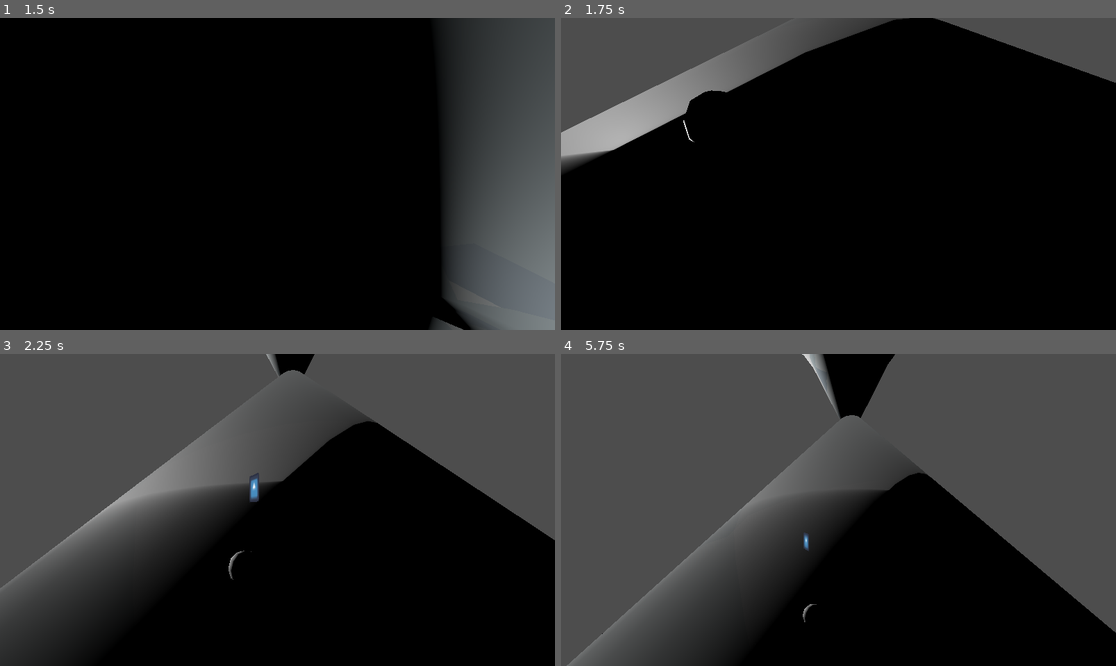
Above: before the commit, frames 1-4 (two rows, left to right).
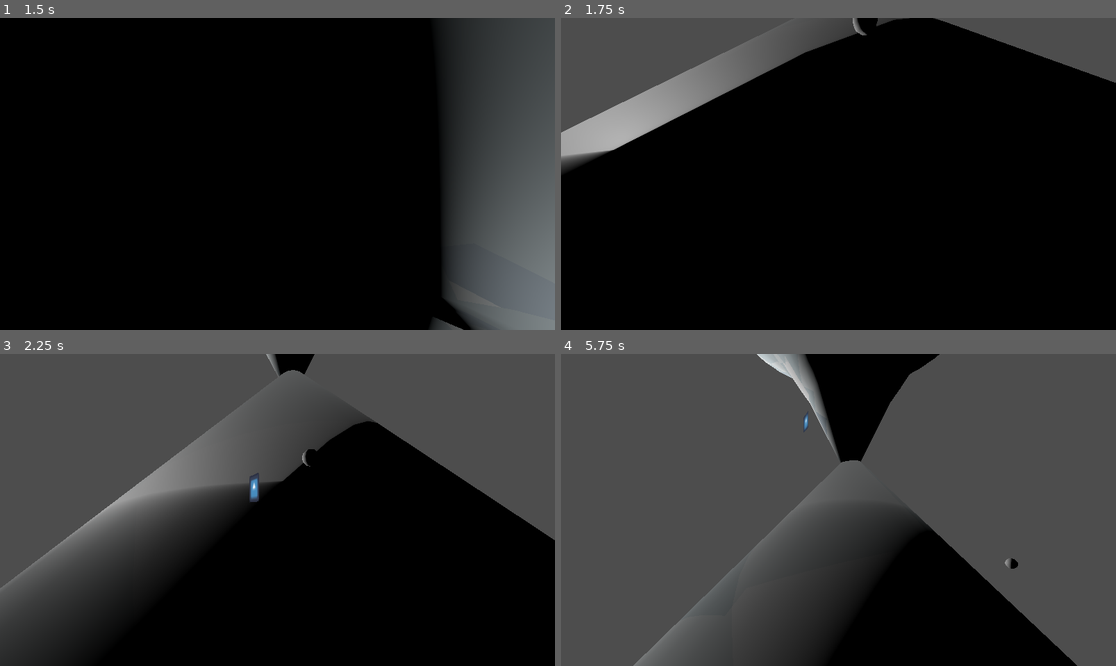
Above: after the commit, the same moments.

Repository: CodingBigTime/pencil-chisel-code-2023
Game: Godot game, scene res://scenes/main.tscn
Same seed, same stepped clock (60 frames per second), same inputs: the game is played once before the commit and once after it. The engine's default icon, where the game draws it, is replaced by a stand-in: a white triangle on a blue panel in a dark square.
Inputs:
- Up to frame 1 (1.5 s): tap Enter (ui_accept) at 0.5, 0.77 s; hold D (right) 0.53-1.28 s; hold S (down) from 1.28 s (still down)
- Up to frame 2 (1.75 s): keep holding S (down); tap Enter (ui_accept) at 1.52 s
- Up to frame 3 (2.25 s): release S (down) at 2.03 s; hold D (right) from 2.03 s (still down)
- Up to frame 4 (5.75 s): release D (right) at 2.78 s; hold W (up) 2.78-3.53 s; tap Enter (ui_accept) at 3.02, 3.77, 4.52 s; hold A (left) 3.53-5.03 s; hold S (down) from 5.03 s (still down)

Frame 1 is identical in both runs. In frame 2, 0.4% of the frame differs, in the area x 22-58%, y 0-40%; in frame 3, 0.1%; in frame 4, 26%, in the area x 1-100%, y 0-100%.

Commit message:
Shoot on contact with glacier.

Diff:
--- a/actors/player.gd
+++ b/actors/player.gd
@@ -6,6 +6,7 @@
 # Get the gravity from the project settings to be synced with RigidBody nodes.
 var gravity = ProjectSettings.get_setting("physics/3d/default_gravity")
 
+signal launch_weapon(weapon_name, launch_strength)
 
 func _physics_process(delta):
 	# Add the gravity.
@@ -29,8 +30,11 @@
 
 	move_and_slide()
 
-	# # Handle collision
-	# for i in range(get_slide_count()):
-	# 	var collision = get_slide_collision(i)
-	# 	if collision.collider.name == "SpecificObjectName":
-	# 		# Handle the collision with the specific object
+	# Handle collision
+	for i in range(get_slide_collision_count()):
+		var collision = get_slide_collision(i)
+		var collider = collision.get_collider()
+		print(collider.is_in_group("weapon"))
+		if collider.is_in_group("weapon"):
+			print("Emitting")
+			launch_weapon.emit(collider.name, 10)
--- a/actors/player.tscn
+++ b/actors/player.tscn
@@ -7,7 +7,7 @@
 radius = 0.490345
 height = 1.89598
 
-[node name="player" type="CharacterBody3D"]
+[node name="Player" type="CharacterBody3D" groups=["player"]]
 transform = Transform3D(1, 0, 0, 0, 1, 0, 0, 0, 1, 0, 1.11478, 0)
 script = ExtResource("1_fkmfk")
 
--- /dev/null
+++ b/objects/glacier.gd
@@ -0,0 +1,13 @@
+extends Node3D
+
+
+func _ready():
+	var player_node = get_node_or_null("/root/Map/player")
+	if player_node:
+			player_node.connect("launch_weapon", _launch)
+	else:
+		print("Player node not found")
+
+func _launch(collider_name, launch_strength):
+	var rb = get_node("RigidBody3D")
+	rb.apply_impulse(Vector3(0, 0, -1) * launch_strength)
--- a/objects/glacier.tscn
+++ b/objects/glacier.tscn
@@ -1,13 +1,16 @@
-[gd_scene load_steps=2 format=3 uid="uid://bxmjjpfslwi3x"]
+[gd_scene load_steps=3 format=3 uid="uid://bxmjjpfslwi3x"]
+
+[ext_resource type="Script" path="res://objects/glacier.gd" id="1_wim78"]
 
 [sub_resource type="SphereShape3D" id="SphereShape3D_pvu2j"]
 
-[node name="glacier" type="Node3D"]
+[node name="Glacier" type="Node3D"]
+script = ExtResource("1_wim78")
 
-[node name="StaticBody3D" type="StaticBody3D" parent="."]
-transform = Transform3D(4, 0, 0, 0, 4, 0, 0, 0, 4, 0, 0, 0)
+[node name="RigidBody3D" type="RigidBody3D" parent="." groups=["weapon"]]
+gravity_scale = 2.66454e-15
 
-[node name="CSGSphere3D" type="CSGSphere3D" parent="StaticBody3D"]
+[node name="CSGSphere3D" type="CSGSphere3D" parent="RigidBody3D"]
 
-[node name="CollisionShape3D" type="CollisionShape3D" parent="StaticBody3D"]
+[node name="CollisionShape3D" type="CollisionShape3D" parent="RigidBody3D"]
 shape = SubResource("SphereShape3D_pvu2j")
--- a/scenes/main.tscn
+++ b/scenes/main.tscn
@@ -5,7 +5,7 @@
 [ext_resource type="PackedScene" path="res://objects/mountain.tscn" id="3_yenbf"]
 [ext_resource type="PackedScene" uid="uid://bxmjjpfslwi3x" path="res://objects/glacier.tscn" id="4_f4xd1"]
 
-[node name="Node3D" type="Node3D"]
+[node name="Map" type="Node3D"]
 
 [node name="player" parent="." instance=ExtResource("1_7ud0s")]
 transform = Transform3D(1, 0, 0, 0, 1, 0, 0, 0, 1, 18.343, 145.836, 9.21762)
@@ -23,5 +23,5 @@
 [node name="mountain2" parent="." instance=ExtResource("3_yenbf")]
 transform = Transform3D(-2, 3.01992e-07, 0, -3.01992e-07, -2, 0, 0, 0, 2, 5.31634, 170.221, 0.161701)
 
-[node name="glacier" parent="." instance=ExtResource("4_f4xd1")]
-transform = Transform3D(0.307471, 0, 0, 0, 0.307471, 0, 0, 0, 0.307471, 24.8362, 121.859, 14.0819)
+[node name="Glacier" parent="." instance=ExtResource("4_f4xd1")]
+transform = Transform3D(1, 0, 0, 0, 1, 0, 0, 0, 1, 22.3333, 126.834, 9.29976)
